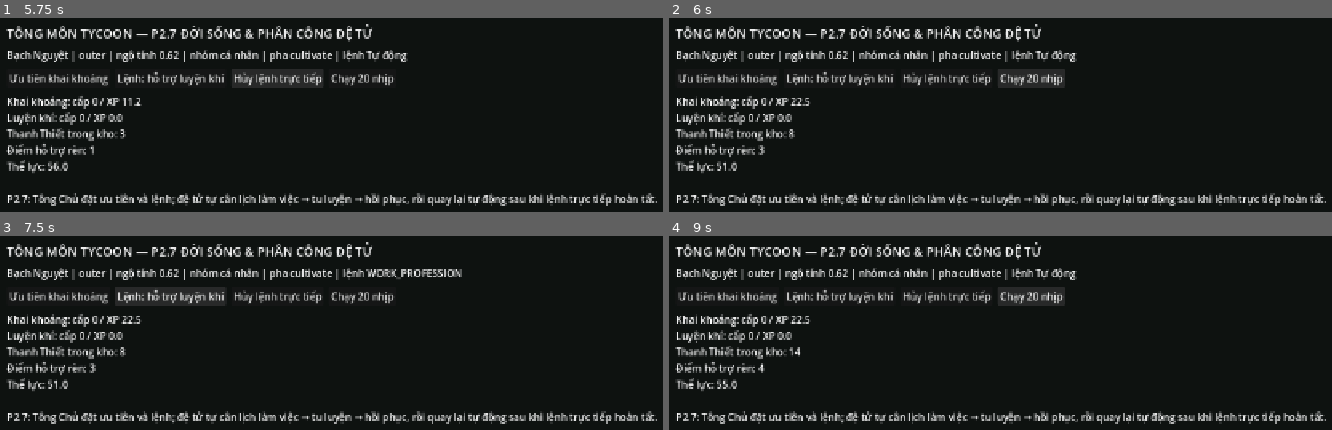
Above: before the commit, frames 1-4 (two rows, left to right).
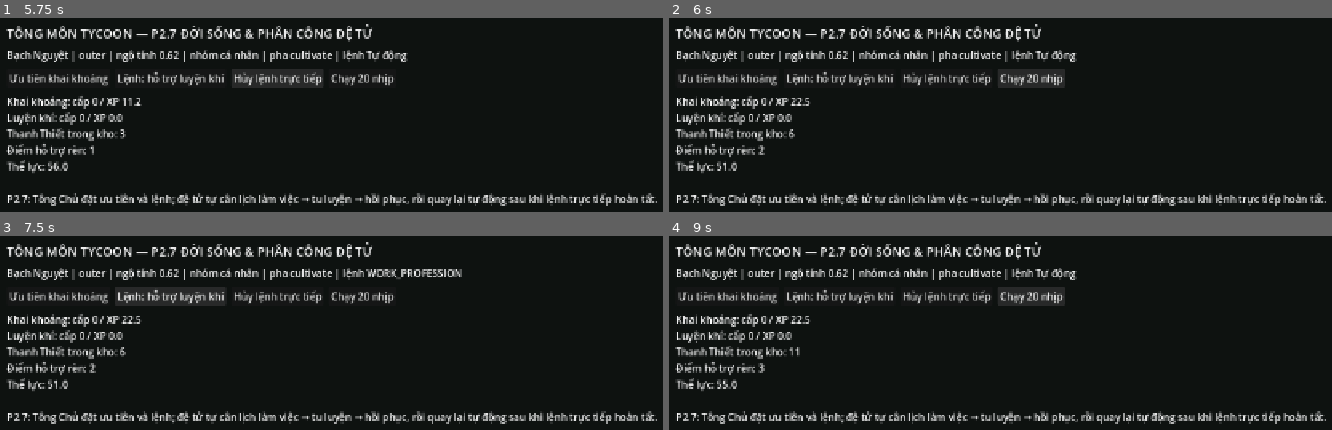
Above: after the commit, the same moments.

Repository: vuanhtuan161094-byte/TongMonBaDao
Game: Godot game, scene res://scenes/p2/p2_7_workforce.tscn
The game is run twice, just before and just after one commit, with the same random seed, the same clock (stepped at 60 frames per second) and the same inputs. This scene is started directly instead of the project's main scene.
Inputs:
- Up to frame 1 (5.75 s): click "Ưu tiên khai khoáng" at 0.5 s; click "Lệnh: hỗ trợ luyện khí" at 1.25 s; click "Hủy lệnh trực tiếp" at 2 s; click "Chạy 20 nhịp" at 2.75 s; click "Ưu tiên khai khoáng" at 3.5 s; click "Lệnh: hỗ trợ luyện khí" at 4.25 s; click "Hủy lệnh trực tiếp" at 5 s
- Up to frame 2 (6 s): click "Chạy 20 nhịp" at 5.75 s
- Up to frame 3 (7.5 s): click "Ưu tiên khai khoáng" at 6.5 s; click "Lệnh: hỗ trợ luyện khí" at 7.25 s
- Up to frame 4 (9 s): click "Hủy lệnh trực tiếp" at 8 s; click "Chạy 20 nhịp" at 8.75 s

Frame 1 is identical in both runs. In frame 2, less than 0.1% of the frame differs, in the area x 13-20%, y 57-71%; in frame 3, less than 0.1%; in frame 4, less than 0.1%.

Commit message:
feat(dv2-03): grant Body XP only for verified active P3.7 mine extraction

Diff:
--- a/godot/src/simulation/workforce/workforce_system.gd
+++ b/godot/src/simulation/workforce/workforce_system.gd
@@ -381,6 +381,27 @@
         disciple.stamina = maxf(0.0, disciple.stamina - stamina_cost)
         result["effective_stamina_cost"] = stamina_cost
     result["work_cultivation_gain"] = _grant_p3_7_work_cultivation(state, disciple, PROF_MINING)
+    # DV2-03: only an actual mining-phase minute has verified physical load.
+    # Travel and haul are not active extraction. P3.7 mine ownership/slot
+    # checks already succeeded inside perform_mining_step(). Legacy stays on
+    # its own progression, with no V2 Body EXP bridge.
+    if state.sect.v2_training_enabled and DiscipleRealmProgressV2.owns_v2_progression(disciple) and str(result.get("phase", "")) == "mining":
+        var body_rule = state.sect.v2_training_rules.get("body", null)
+        if body_rule is Dictionary:
+            var body_source := {
+                "source_id": "p3_7_mine_active_extraction:%s" % str(result.get("building_id", "")),
+                "source_kind": DiscipleBodyXpSourceV2.SOURCE_PRODUCTION,
+                "base_body_xp_per_minute": DiscipleProgressionBalanceV2.BODY_PRODUCTION_REFERENCE_PER_MINUTE,
+                "floor_costs": body_rule.get("floor_costs", {}),
+                "modifiers": [],
+                "active_work_verified": true
+            }
+            result["body_xp_result"] = DiscipleBodyXpSourceV2.commit_minute(
+                state, disciple, body_source,
+                "dv2:mine:active:%s:%d" % [str(disciple.id), state.tick]
+            )
+        else:
+            result["body_xp_result"] = {"ok": false, "reason": "missing_authored_body_rule"}
     disciple.metrics["work_actions"] = int(disciple.metrics.get("work_actions", 0)) + 1
     if not bool(result.get("completed", false)):
         return result
